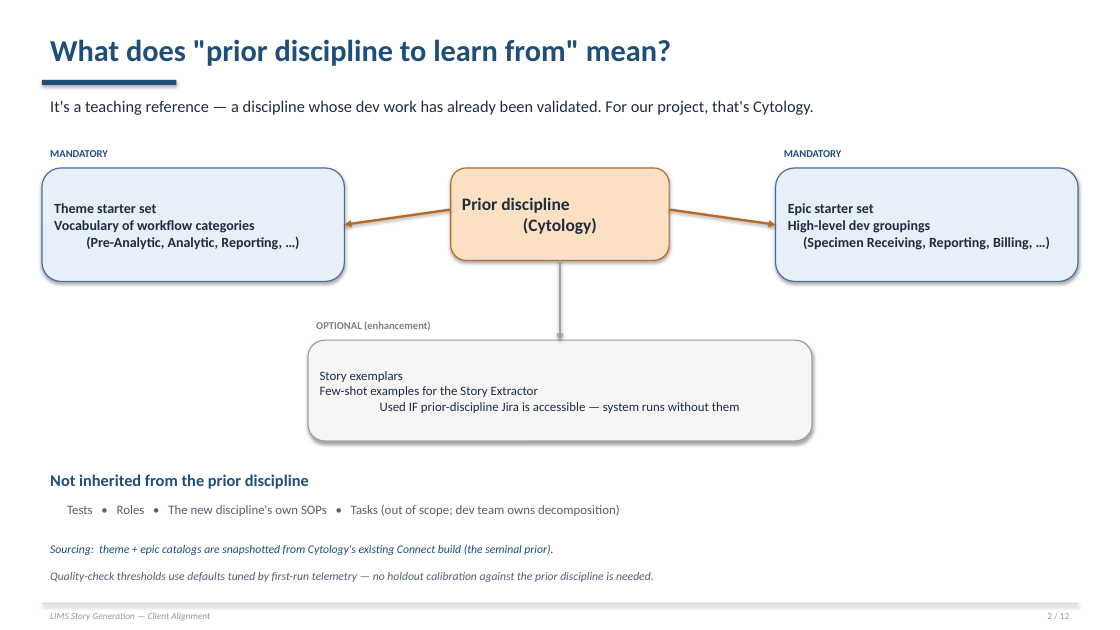
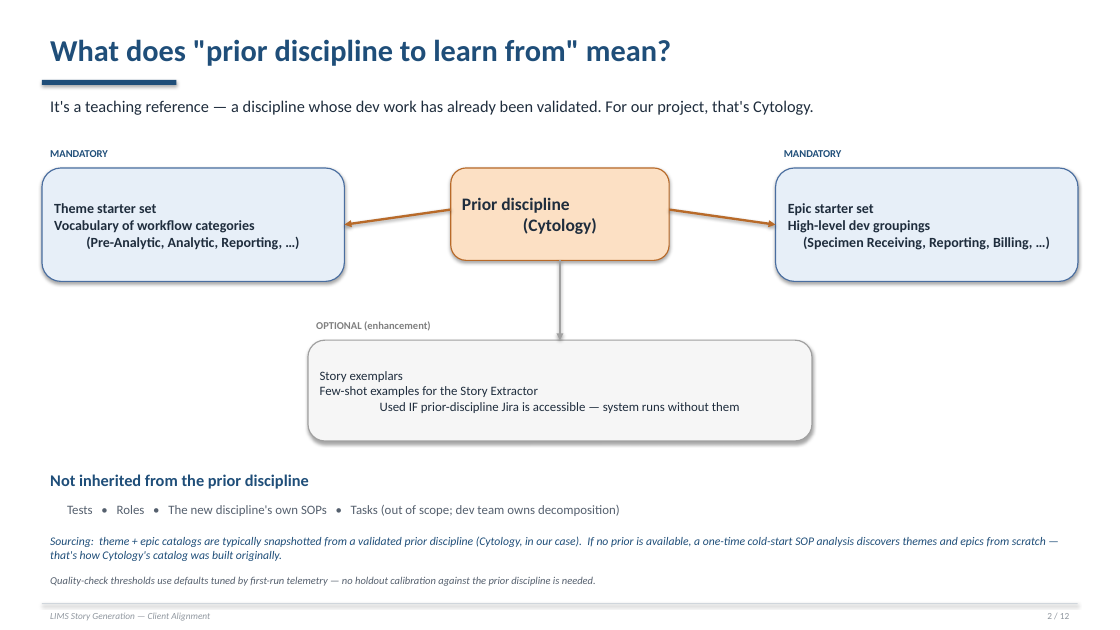
Before and after one commit to Rajneesh-Tiwari/LabReq_agent, a slide deck: slide 2 of client_alignment_deck.pptx. Drawn at 1120x630 pixels with LibreOffice and Linux fonts; fonts in the diff are those of the drawing. Boxes give left, top, right and bottom in pixels: in the first picture for what was removed or moved away, otherwise in the second. Text is boxed around its words. In the diff, an @@ line names an element or a change of style, - is before the commit and + after.

```diff
--- a/client_alignment_deck.pptx
+++ b/client_alignment_deck.pptx
@@ text at (x1=50, y1=536, x2=1046, y2=561): text changed @@
-Sourcing: theme + epic catalogs are snapshotted from Cytology's existing Connect build (the seminal prior).
+Sourcing: theme + epic catalogs are typically snapshotted from a validated prior discipline (Cytology, in our case). If no prior is available, a one-time cold-start SOP analysis discovers themes and epics from scratch — that's how Cytology's catalog was built originally.
@@ text "Quality-check thresholds use defaults tuned ..." at (x1=50, y1=576, x2=596, y2=586): size 10 to 9 pt @@
```
Also in this commit, not shown: 4 other slides changed, 1 other file.
